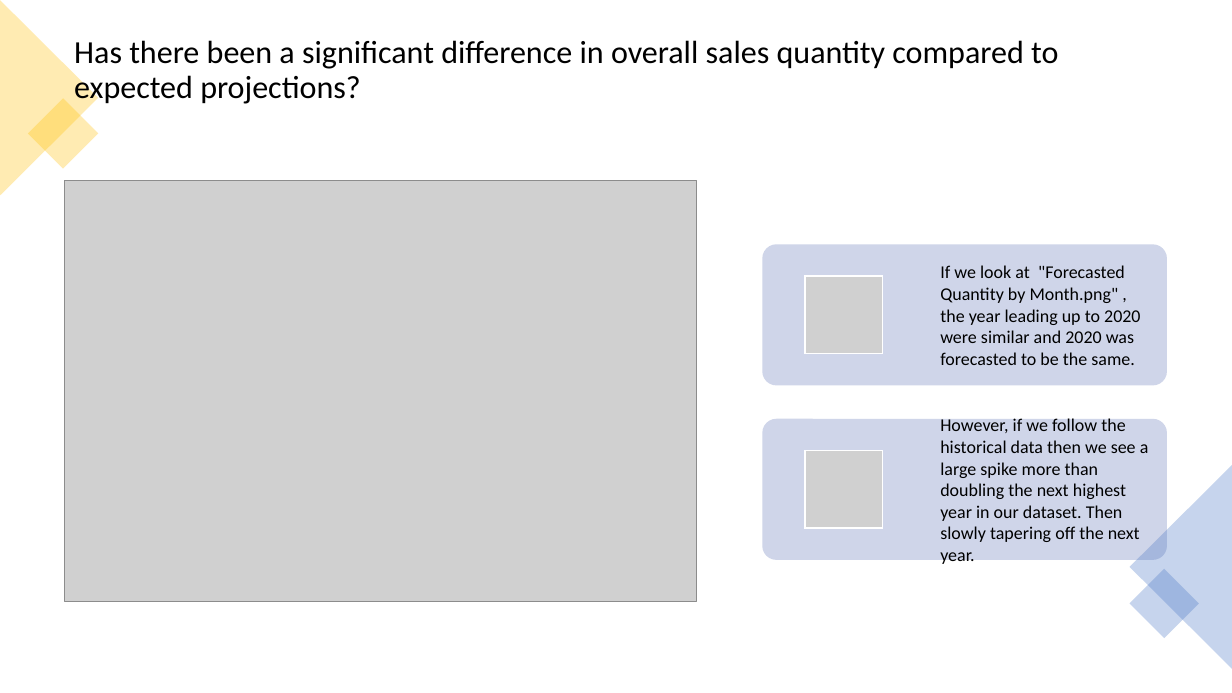
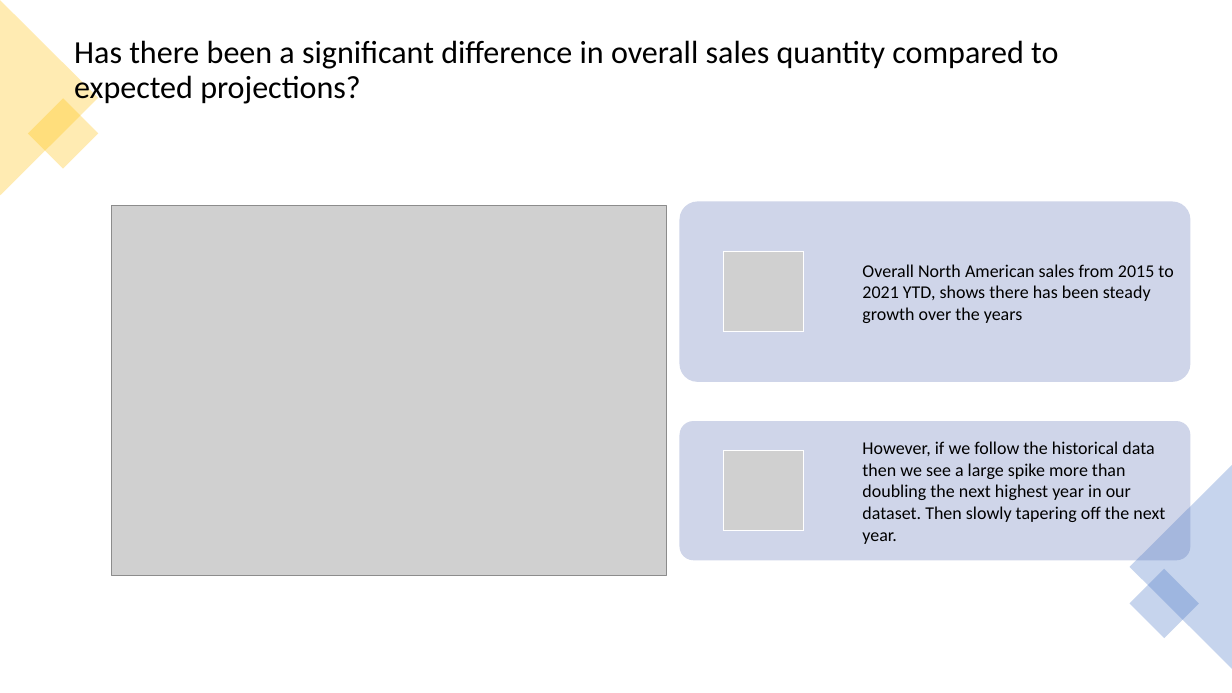
Before and after one commit to 2Delta/GT-Coding-Boot-Camp_Project-1, a slide deck: slide 5 of Project_power_point.pptx (slide 7 before the commit). Drawn at 1232x693 pixels with LibreOffice and Linux fonts; fonts in the diff are those of the drawing; grey boxes stand for pictures. Boxes give left, top, right and bottom in pixels: in the first picture for what was removed or moved away, otherwise in the second. Text is boxed around its words. In the diff, an @@ line names an element or a change of style, - is before the commit and + after.

```diff
--- a/Project_power_point.pptx
+++ b/Project_power_point.pptx
@@ picture: place and size @@
-picture at [65,180,697,602]
+picture at [112,206,666,576]
@@ rounded rectangle: place and size @@
-rounded rectangle at [762,244,1167,385]
+rounded rectangle at [679,201,1190,382]
@@ picture: place and size @@
-picture at [805,276,883,354]
+picture at [724,251,803,331]
@@ text added at [862,264,1173,323], 14 pt, text #000000 @@
+Overall North American sales from 2015 to 2021 YTD, shows there has been steady growth over the years
@@ text removed at [940,265,1140,365] @@
-If we look at "Forecasted Quantity by Month.png" , the year leading up to 2020 were similar and 2020 was forecasted to be the same.
@@ text "However, if we follow the ..." rewrapped from [940,417,1149,566] to [862,441,1165,544] @@
@@ rounded rectangle: place and size @@
-rounded rectangle at [762,419,1167,560]
+rounded rectangle at [679,421,1190,561]
@@ picture added at [724,451,803,531] @@
@@ picture removed at [805,451,883,529] @@
```
Also in this commit, not shown: 1 other slide changed, 3 slides added, 2 slides removed, 3 other files.
